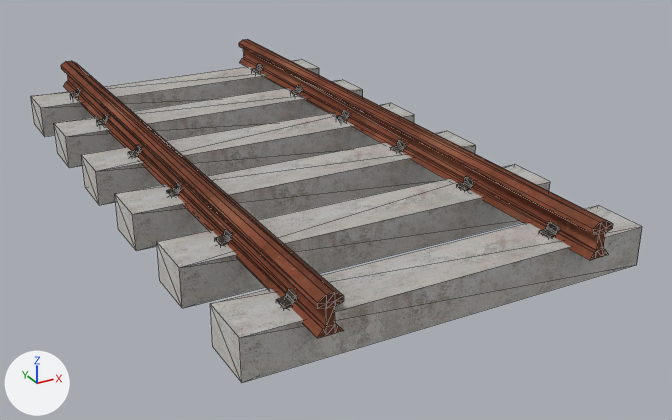
Two versions of the OBJ model assets/meshes/infr/rail/rail_track_normal/rail_track_normal_tracks.obj, one commit apart.
Before and after are seen from a camera (50 mm lens) standing at (-1.97, -2.48, 1.81) and looking at (0.24, 1.53, -0.19). The axes (+X, +Y, +Z) are drawn at lower left. The lights are the same throughout. The older version comes first. Mesh edges are drawn as thin lines. Where no turn or scale is listed for an object, it has been applied to the vertices.

The first picture shows 'RailTrackLogs', 'RailTrackTrack'.
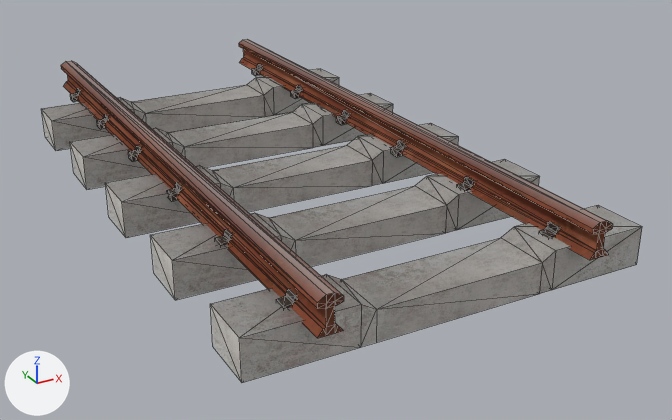
Pixel boxes [x1, y1, x2, y2] of what changed, in the pictures (672 x 420 px):
'RailTrackLogs', reshaped: before [31, 59, 642, 383]; after [41, 69, 642, 383]
part 1 of me_railtracklogs, rebuilt: before [157, 164, 550, 308]; after [151, 160, 540, 300]
part 2 of me_railtracklogs, rebuilt: before [115, 131, 476, 251]; after [105, 123, 459, 238]
part 3 of me_railtracklogs, added: after [70, 93, 393, 189]
part 4 of me_railtracklogs, added: after [41, 69, 339, 151]
part 5 of me_railtracklogs, deleted: before [31, 59, 414, 205]
part 6 of me_railtracklogs, added: after [211, 205, 642, 383]
part 7 of me_railtracklogs, edited (looks the same): [210, 304, 242, 383] in both
part 8 of me_railtracktrack, surface changed: [61, 39, 607, 303] in both

The edits, one by one:
Material 'matRailTrack.001' (mat_matrailtrack_001) is new.
Uses the picture img_tex_rail_tracks_concrete_d_png.
Uses the picture img_tex_rail_tracks_concrete_n_png.
me_railtracklogs is used by ob_railtracklogs; location (0.0, 0.0, 0.0).
me_railtracklogs had 48 vertices, 72 faces and spanned x -0.92..0.99, y 0.12..3.42, z -0.08..0.11.
me_railtracklogs now has 120 vertices, 220 faces and spans x -0.92..0.99, y 0.12..3.13, z -0.08..0.11.
me_railtracklogs part 1: the loose piece of 8 vertices spanning x -0.92..0.99, y 0.73..1.0, z -0.08..0.11 is rebuilt with 24 vertices and now spans x -0.92..0.99, y 0.8..1.08, z -0.08..0.11, in mat_matrailtrack_001.
me_railtracklogs part 2: the loose piece of 8 vertices spanning x -0.92..0.99, y 1.33..1.6, z -0.08..0.11 is rebuilt with 24 vertices and now spans x -0.92..0.99, y 1.49..1.76, z -0.08..0.11, in mat_matrailtrack_001.
me_railtracklogs part 3: a new loose piece of 24 vertices spanning x -0.92..0.99, y 2.17..2.45, z -0.08..0.11, in mat_matrailtrack_001.
me_railtracklogs part 4: a new loose piece of 24 vertices spanning x -0.92..0.99, y 2.86..3.13, z -0.08..0.11, in mat_matrailtrack_001.
me_railtracklogs part 5: 24 vertices removed from x -0.92..0.99, y 1.93..3.42, z -0.08..0.11.
me_railtracklogs part 6: 16 vertices added at x -0.43..0.5, y 0.12..0.39, z -0.08..0.11.
me_railtracklogs part 7: 2 faces spanning x -0.92, y 0.12..0.39, z -0.08..0.11 switch from mat_matrailtrack to mat_matrailtrack_001.
me_railtracktrack has 320 vertices, 584 faces and spans x -0.7..0.7, y 0.0..3.58, z 0.08..0.26.
me_railtracktrack is used by ob_railtracktrack; location (0.0, 0.0, 0.0).
me_railtracktrack part 8: texture (UV) coordinates of 12 of 584 faces, centred in x -0.67..0.67, y 1.19..2.39, z 0.25..0.26, changed; they spanned u -0.89..2.07, v 0.76..0.85 and now span u -0.4..1.48, v 0.94..0.99.
